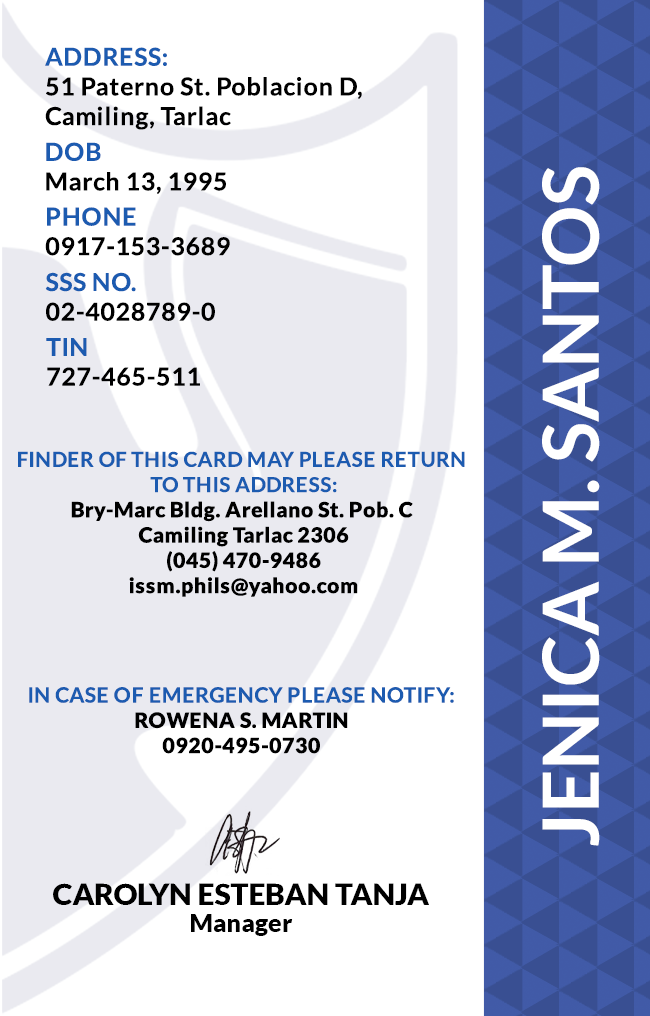
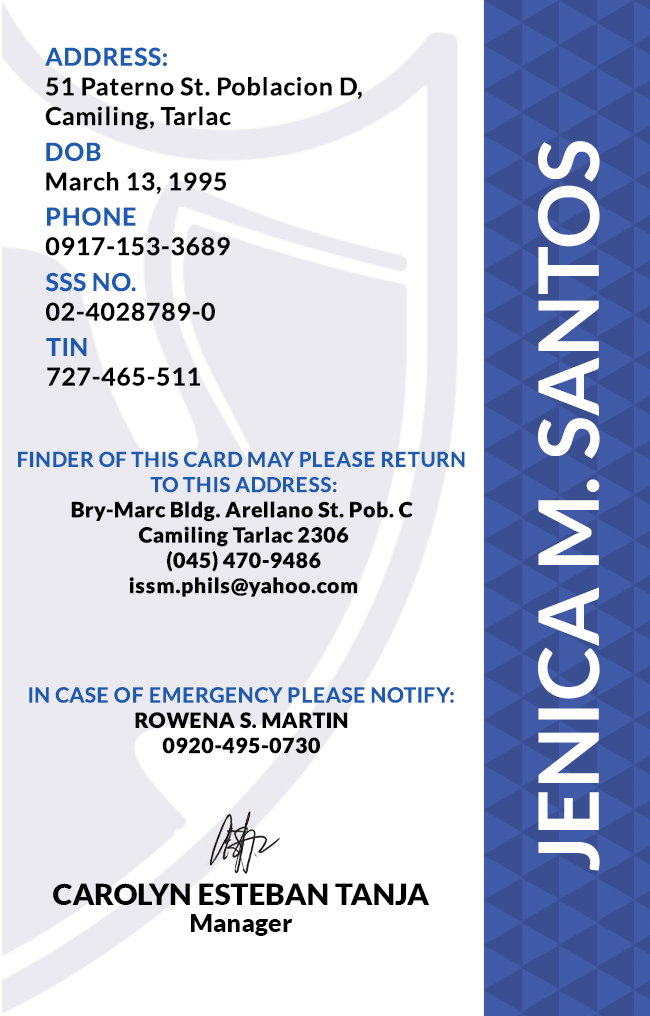
Before/after of a 650 × 1016 layered artwork. What changed in the layer stack:
painted on "JENICA M. SANTOS" over [538, 141, 600, 871]
